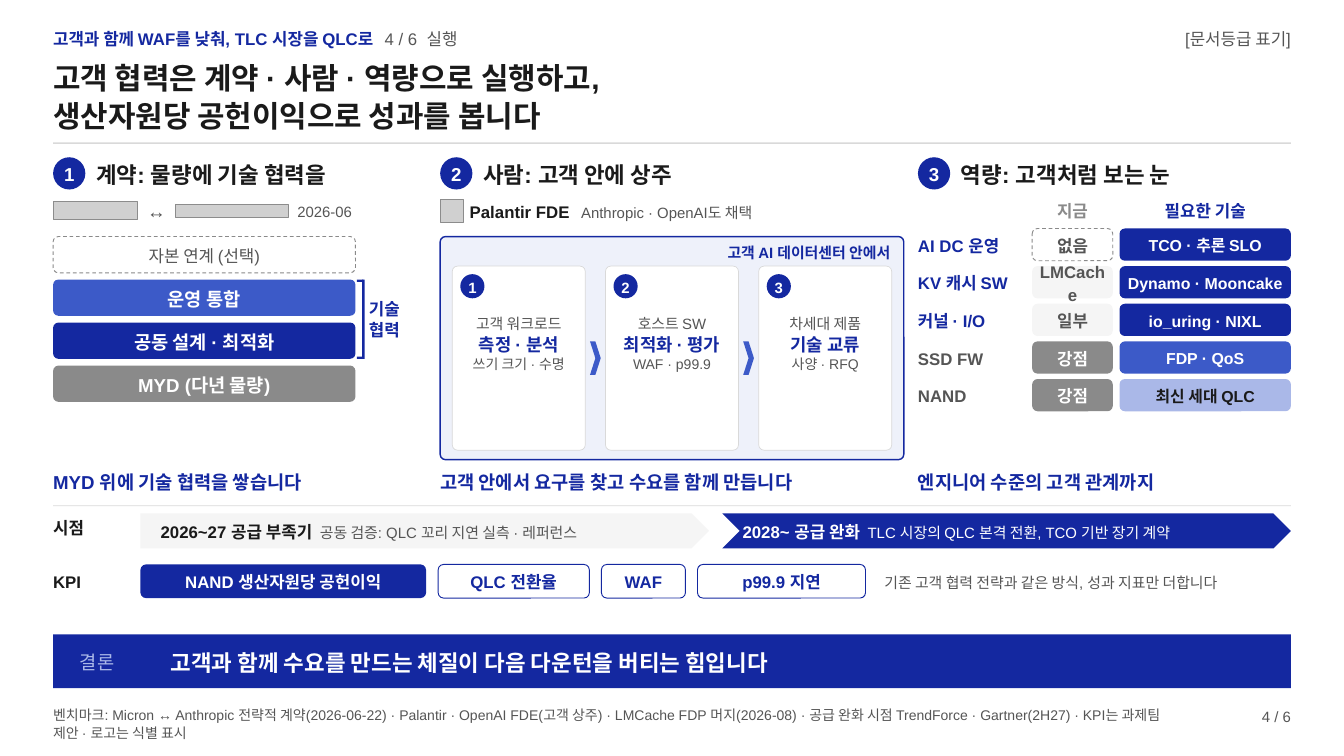
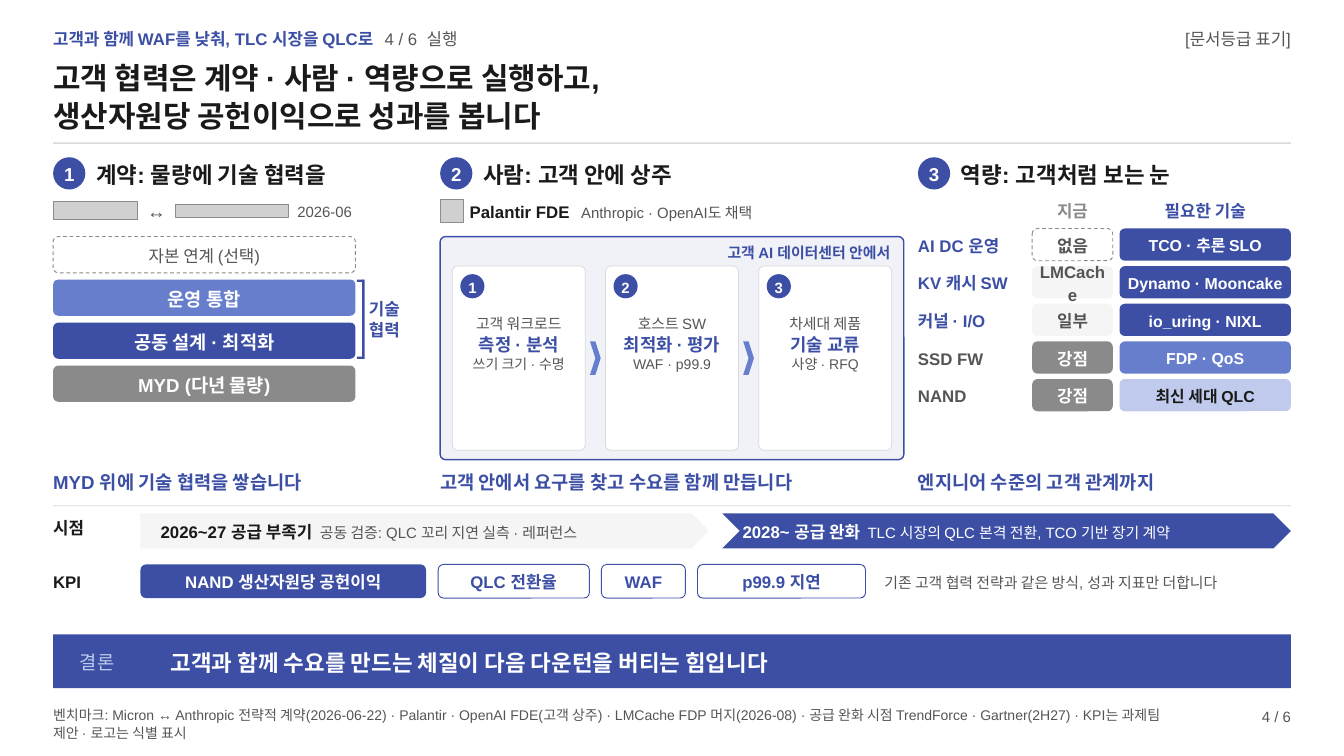
Before and after one commit to k31001/action-learning, a slide deck: slide 4 of dashboard/public/presentations/qlc-tlc-market-entry.pptx. Drawn at 1344x756 pixels with LibreOffice and Linux fonts; fonts in the diff are those of the drawing; grey boxes stand for pictures. Boxes give left, top, right and bottom in pixels: in the first picture for what was removed or moved away, otherwise in the second. Text is boxed around its words. In the diff, an @@ line names an element or a change of style, - is before the commit and + after.

```diff
--- a/dashboard/public/presentations/qlc-tlc-market-entry.pptx
+++ b/dashboard/public/presentations/qlc-tlc-market-entry.pptx
@@ text "고객과 함께 WAF를 낮춰, TLC ..." at (x1=53, y1=31, x2=458, y2=49): text colour #1428A0 to #3C4FA5 in "고객과 함께 WAF를 낮춰, TLC 시장을 QLC로" @@
@@ rounded rectangle at (x1=440, y1=237, x2=904, y2=460): fill #EEF1FA to #F0F2F8; outline #1428A0 1.5 pt to #3C4FA5 1.5 pt @@
@@ text at (x1=479, y1=336, x2=559, y2=353): text colour #1428A0 to #3C4FA5 in "측정 · 분석" @@
@@ text at (x1=624, y1=336, x2=721, y2=353): text colour #1428A0 to #3C4FA5 in "최적화 · 평가" @@
@@ text at (x1=791, y1=336, x2=860, y2=353): text colour #1428A0 to #3C4FA5 in "기술 교류" @@
@@ fill #3C5AC8 to #677ECD in 4 elements at (x1=53, y1=280, x2=355, y2=316), (x1=590, y1=341, x2=601, y2=375), (x1=743, y1=341, x2=754, y2=375), (x1=1120, y1=341, x2=1291, y2=374) @@
@@ rounded rectangle at (x1=1120, y1=379, x2=1291, y2=411): fill #AAB8E8 to #C0CAEC @@
@@ outline #1428A0 1 pt to #3C4FA5 1 pt in 3 elements at (x1=438, y1=564, x2=589, y2=598), (x1=601, y1=564, x2=685, y2=598), (x1=698, y1=564, x2=866, y2=598) @@
@@ text colour #1428A0 to #3C4FA5 in 12 elements at (x1=369, y1=301, x2=400, y2=338), (x1=53, y1=473, x2=302, y2=491), (x1=728, y1=245, x2=890, y2=260), (x1=440, y1=473, x2=793, y2=491), (x1=1165, y1=203, x2=1246, y2=219), (x1=918, y1=238, x2=999, y2=254), (x1=918, y1=275, x2=1008, y2=291), (x1=918, y1=313, x2=985, y2=329), (x1=918, y1=473, x2=1154, y2=491), (x1=470, y1=574, x2=557, y2=592), (x1=625, y1=576, x2=662, y2=588), (x1=742, y1=574, x2=821, y2=592) @@
@@ fill #1428A0 to #3C4FA5 in 16 elements at (x1=53, y1=157, x2=85, y2=190), (x1=53, y1=323, x2=355, y2=359), (x1=362, y1=280, x2=365, y2=359), (x1=357, y1=280, x2=364, y2=282), (x1=357, y1=356, x2=364, y2=359), (x1=440, y1=157, x2=472, y2=190), (x1=460, y1=274, x2=485, y2=298), (x1=614, y1=274, x2=638, y2=298), (x1=767, y1=274, x2=791, y2=298), (x1=918, y1=157, x2=950, y2=190), (x1=1120, y1=228, x2=1291, y2=261), (x1=1120, y1=266, x2=1291, y2=298), (x1=1120, y1=304, x2=1291, y2=336), (x1=722, y1=513, x2=1291, y2=548), (x1=140, y1=564, x2=426, y2=598), (x1=53, y1=634, x2=1291, y2=688) @@
@@ text "결론" at (x1=80, y1=653, x2=114, y2=670): text colour #AAB8E8 to #C0CAEC @@
```
Also in this commit, not shown: 5 other slides changed, 30 other files.
